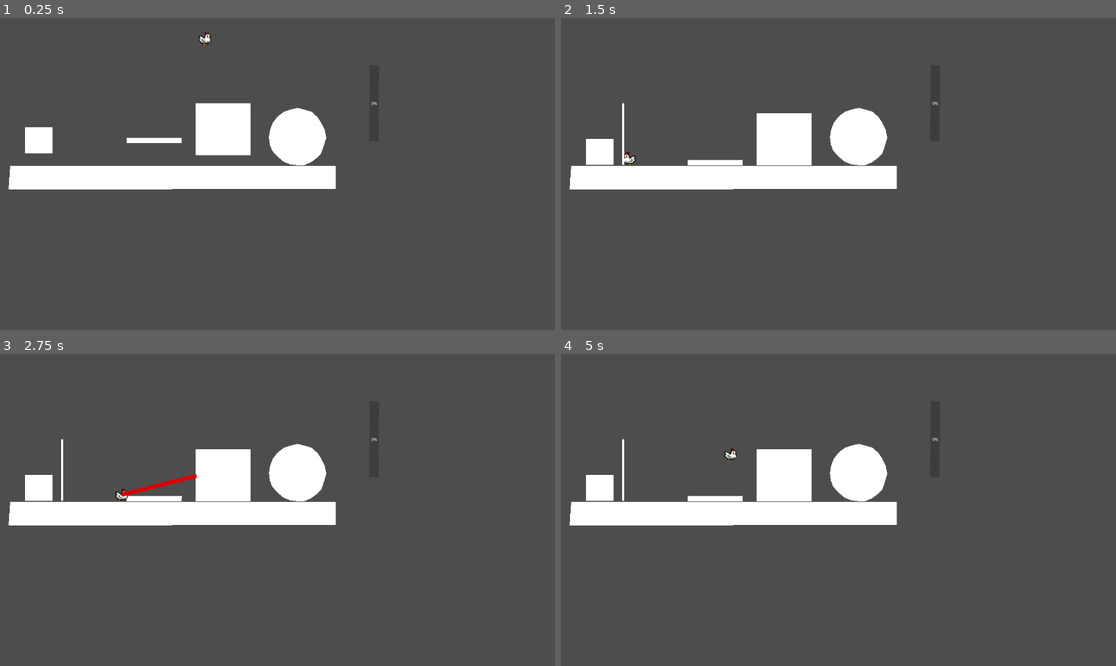
Above: before the commit, frames 1-4 (two rows, left to right).
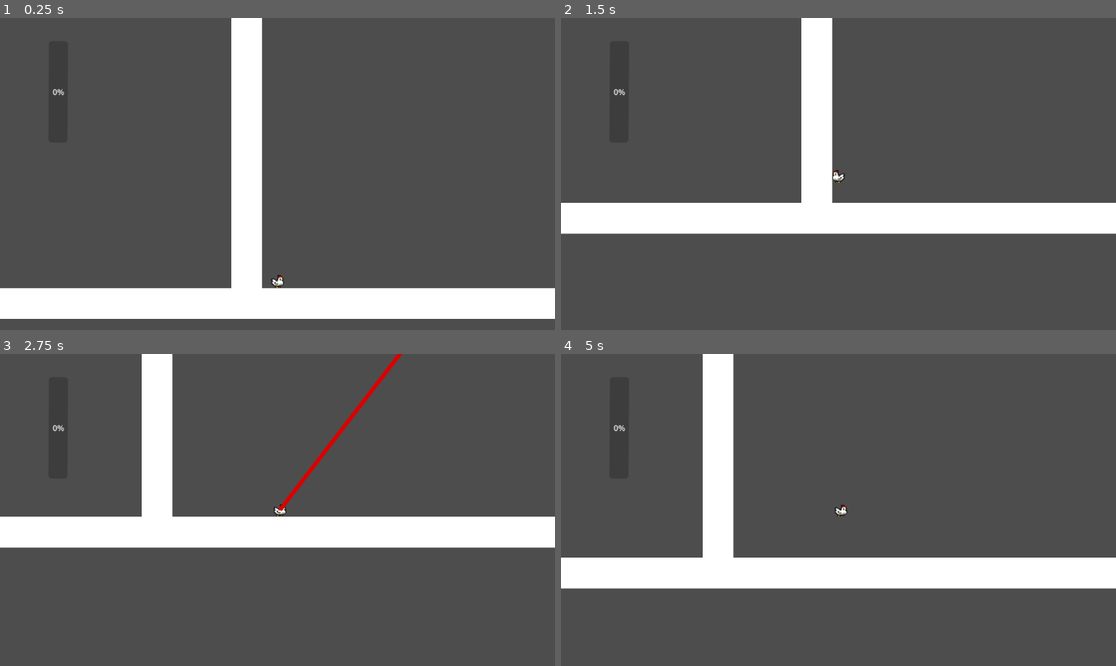
Above: after the commit, the same moments.

Repository: mgi-dev/size-them-up
Game: Godot game, scene res://scenes/levels/base_level.tscn
Same seed, same stepped clock (60 frames per second), same inputs: the game is played once before the commit and once after it. Before the commit the project starts from res://scenes/main.tscn.
Inputs (mouse positions are in pixels of both pictures, inside the frame that each line leads up to):
- Up to frame 1 (0.25 s): no input
- Up to frame 2 (1.5 s): move the mouse to (960, 158) at 0.52 s; press the mouse at (960, 158) at 0.53 s; hold A (player_move_right) from 0.53 s (still down); tap Space (player_jump) at 0.77 s; move the mouse to (727, 189) at 1.27 s; release the mouse at (727, 189) at 1.28 s; right-click (727, 189) at 1.35 s
- Up to frame 3 (2.75 s): tap Space (player_jump) at 1.52 s; click (166, 525) at 1.55 s; move the mouse to (333, 441) at 2.02 s; release A (player_move_right) at 2.03 s; press the mouse at (333, 441) at 2.03 s; hold D (player_move_left) from 2.03 s (still down)
- Up to frame 4 (5 s): move the mouse to (810, 572) at 2.77 s; release D (player_move_left) at 2.78 s; release the mouse at (810, 572) at 2.78 s; hold A (player_move_right) 2.78-4.28 s; click (810, 572) at 2.85 s; tap Space (player_jump) at 3.02, 3.77, 4.52 s; move the mouse to (1005, 556) at 3.52 s; hold Right mouse button (size_down) 3.53-4.28 s; click (1005, 556) at 3.8 s; move the mouse to (672, 463) at 4.27 s; hold D (player_move_left) from 4.28 s (still down); click (672, 463) at 4.35 s

The runs differ from the first frame. In frame 1, 21% of the frame differs, in the area x 0-100%, y 0-97%; in frame 2, 20%; in frame 3, 18%; in frame 4, 21%.

Commit message:
Add reusable base_scene

Diff:
--- a/project.godot
+++ b/project.godot
@@ -11,7 +11,7 @@
 [application]
 
 config/name="size-them-up"
-run/main_scene="uid://bpuivmi2eysui"
+run/main_scene="uid://dfqw1xr5wsq0q"
 config/features=PackedStringArray("4.6", "Forward Plus")
 config/icon="res://icon.svg"
 
--- a/scenes/characters/player/resize_gun.gd
+++ b/scenes/characters/player/resize_gun.gd
@@ -41,12 +41,12 @@
 
 
 func handle_colliding(delta):
-	var far_away_position = to_local(get_viewport().get_mouse_position()).normalized() * 5000
+	# debug()
+	var far_away_position = to_local(get_global_mouse_position()).normalized() * 5000
 	target_position = far_away_position
 	force_raycast_update()
 
 	if is_colliding():
-		# debug()
 		var collision_position = to_local(get_collision_point())
 		target_position = collision_position
 		visible_laser.set_point_position(1, collision_position)
@@ -86,4 +86,6 @@
 		true_count += 1
 	else:
 		false_count += 1
-	print("false: ", false_count, ", true: ", true_count)
+
+	if Input.is_action_pressed("size_up"):
+		print("false: ", false_count, ", true: ", true_count)
--- /dev/null
+++ b/scenes/levels/base_level.gd
@@ -0,0 +1,23 @@
+extends Node2D
+
+@onready var camera: Camera2D = $Camera
+@onready var player: Player = $Player
+
+@export var scroll_speed: float = 5.0
+
+func _ready():
+	pass
+
+
+func _process(delta):
+	pass
+
+
+func _physics_process(delta: float):
+	update_camera_position()
+	pass
+
+
+func update_camera_position():
+	camera.position.x = move_toward(camera.position.x, player.position.x, scroll_speed)
+	camera.position.y = move_toward(camera.position.y, player.position.y, scroll_speed)
--- /dev/null
+++ b/scenes/levels/base_level.tscn
@@ -0,0 +1,40 @@
+[gd_scene format=3 uid="uid://dfqw1xr5wsq0q"]
+
+[ext_resource type="PackedScene" uid="uid://bldfpa3blq6jy" path="res://scenes/characters/player/player.tscn" id="1_md458"]
+[ext_resource type="Script" uid="uid://bhob24jboj3e1" path="res://scenes/levels/base_level.gd" id="1_ukglk"]
+[ext_resource type="PackedScene" uid="uid://cjenegqkyul3s" path="res://scenes/ui/camera/camera.tscn" id="2_uk53i"]
+[ext_resource type="PackedScene" uid="uid://cdtat8xupelfn" path="res://scenes/ui/size_gauge/size_gauge.tscn" id="4_wwrw0"]
+
+[node name="BaseLevel" type="Node2D" unique_id=1818539085]
+script = ExtResource("1_ukglk")
+
+[node name="floor" type="StaticBody2D" parent="." unique_id=1982672426]
+
+[node name="Polygon2D" type="Polygon2D" parent="floor" unique_id=1574417678]
+position = Vector2(-704, 272)
+polygon = PackedVector2Array(-192, 368, 3776, 368, 3776, 432, -192, 432)
+
+[node name="CollisionPolygon2D" type="CollisionPolygon2D" parent="floor" unique_id=1081622848]
+position = Vector2(431.99997, 344)
+scale = Vector2(1.5175304, 0.9999999)
+polygon = PackedVector2Array(-875.106, 296.00003, -458.00806, 294.99988, 436.85474, 294.99976, 1739.6687, 296.00003, 1739.6687, 360.00003, -875.106, 360.00003)
+
+[node name="left_wall" type="StaticBody2D" parent="." unique_id=958165113]
+
+[node name="Polygon2D" type="Polygon2D" parent="left_wall" unique_id=802901734]
+position = Vector2(-656, 112)
+polygon = PackedVector2Array(592, -304, 656, -304, 656, 528, 592, 528)
+
+[node name="CollisionPolygon2D" type="CollisionPolygon2D" parent="left_wall" unique_id=1963890722]
+position = Vector2(32, 280)
+polygon = PackedVector2Array(-96, -472, -32, -472, -32, 360, -96, 360)
+
+[node name="Camera" parent="." unique_id=1438112420 instance=ExtResource("2_uk53i")]
+position = Vector2(8, 328)
+
+[node name="SizeGauge" parent="Camera" unique_id=1367314203 instance=ExtResource("4_wwrw0")]
+position = Vector2(-456, -64)
+scale = Vector2(1, 1.0069584)
+
+[node name="Player" parent="." unique_id=217472232 instance=ExtResource("1_md458")]
+position = Vector2(32, 624)
--- /dev/null
+++ b/scenes/levels/stairs.tscn
@@ -0,0 +1,35 @@
+[gd_scene format=3 uid="uid://tvapy2nmb4dv"]
+
+[ext_resource type="PackedScene" uid="uid://bldfpa3blq6jy" path="res://scenes/characters/player/player.tscn" id="1_m6nbs"]
+[ext_resource type="PackedScene" uid="uid://c513vd3w5aj6j" path="res://scenes/resizable/rect_resizable.tscn" id="2_fnp8j"]
+[ext_resource type="PackedScene" uid="uid://cdtat8xupelfn" path="res://scenes/ui/size_gauge/size_gauge.tscn" id="3_fnp8j"]
+
+[node name="Stairs" type="Node2D" unique_id=706268353]
+
+[node name="StaticBody2D" type="StaticBody2D" parent="." unique_id=1430677686]
+
+[node name="Polygon2D" type="Polygon2D" parent="StaticBody2D" unique_id=2047690293]
+polygon = PackedVector2Array(21, 307, 697, 307, 697, 355, 18, 356)
+
+[node name="CollisionPolygon2D" type="CollisionPolygon2D" parent="StaticBody2D" unique_id=650515627]
+polygon = PackedVector2Array(20, 305, 696, 306, 695, 355, 16, 355)
+
+[node name="Player" parent="." unique_id=217472232 instance=ExtResource("1_m6nbs")]
+position = Vector2(51, 279)
+
+[node name="ResizableV2" parent="." unique_id=2113696681 instance=ExtResource("2_fnp8j")]
+position = Vector2(203, 225)
+scale = Vector2(1.5600001, 1.5600001)
+
+[node name="ResizableV3" parent="." unique_id=622839987 instance=ExtResource("2_fnp8j")]
+position = Vector2(339, 192)
+scale = Vector2(1.2990484, 4.589756)
+
+[node name="ResizableV4" parent="." unique_id=976304671 instance=ExtResource("2_fnp8j")]
+position = Vector2(472, 271)
+
+[node name="ResizableV5" parent="." unique_id=58262826 instance=ExtResource("2_fnp8j")]
+position = Vector2(575, 274)
+
+[node name="SizeGauge" parent="." unique_id=1367314203 instance=ExtResource("3_fnp8j")]
+position = Vector2(675, 291)
--- a/scenes/main.tscn
+++ b/scenes/main.tscn
@@ -30,9 +30,6 @@
 position = Vector2(776, 257)
 scale = Vector2(0.5, 0.5)
 
-[node name="Player" parent="." unique_id=217472232 instance=ExtResource("3_sugp2")]
-position = Vector2(425, 14)
-
 [node name="ResizableV5" parent="." unique_id=1898947486 instance=ExtResource("1_o5qli")]
 position = Vector2(81, 226)
 
@@ -41,3 +38,6 @@
 
 [node name="SegmentResizable" parent="." unique_id=110265520 instance=ExtResource("5_tbgi4")]
 position = Vector2(129, -92)
+
+[node name="Player" parent="." unique_id=217472232 instance=ExtResource("3_sugp2")]
+position = Vector2(193, 212)
--- /dev/null
+++ b/scenes/ui/camera/camera.tscn
@@ -0,0 +1,3 @@
+[gd_scene format=3 uid="uid://cjenegqkyul3s"]
+
+[node name="Camera" type="Camera2D" unique_id=1157233410]
--- a/scenes/ui/size_gauge/size_gauge.tscn
+++ b/scenes/ui/size_gauge/size_gauge.tscn
@@ -6,10 +6,10 @@
 script = ExtResource("1_mujeh")
 
 [node name="ProgressBar" type="ProgressBar" parent="." unique_id=250899039]
-offset_left = -17.999998
-offset_top = -318.0
-offset_right = 20.137522
-offset_bottom = -1.588623
+offset_left = -18.480043
+offset_top = -210.39272
+offset_right = 19.657476
+offset_bottom = -1.5896912
 rotation = 0.00446105
 scale = Vector2(1.0359246, 1)
 max_value = 5.0
Not shown, added: scenes/levels/base_level.gd.uid
Not shown, added: TODO.md
